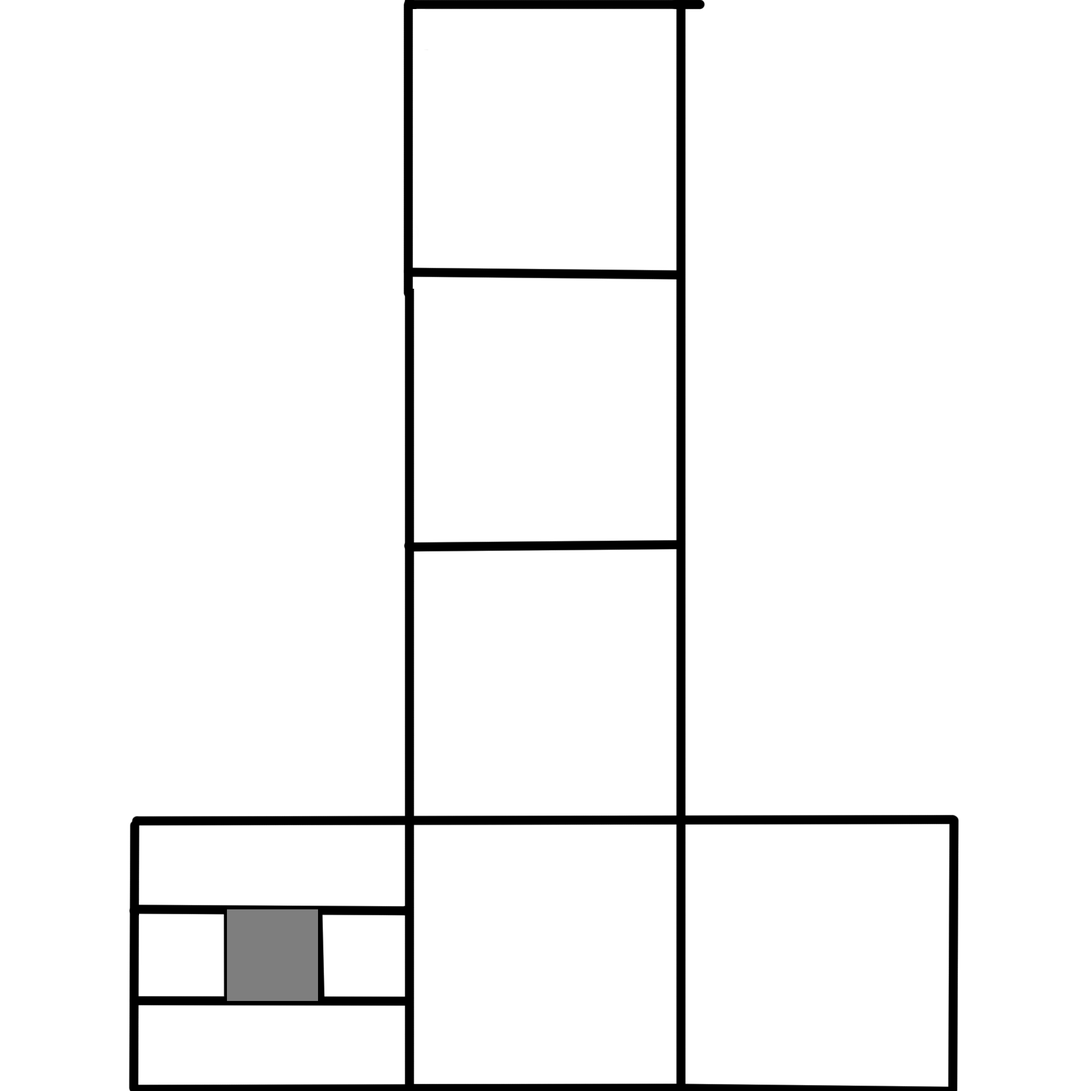
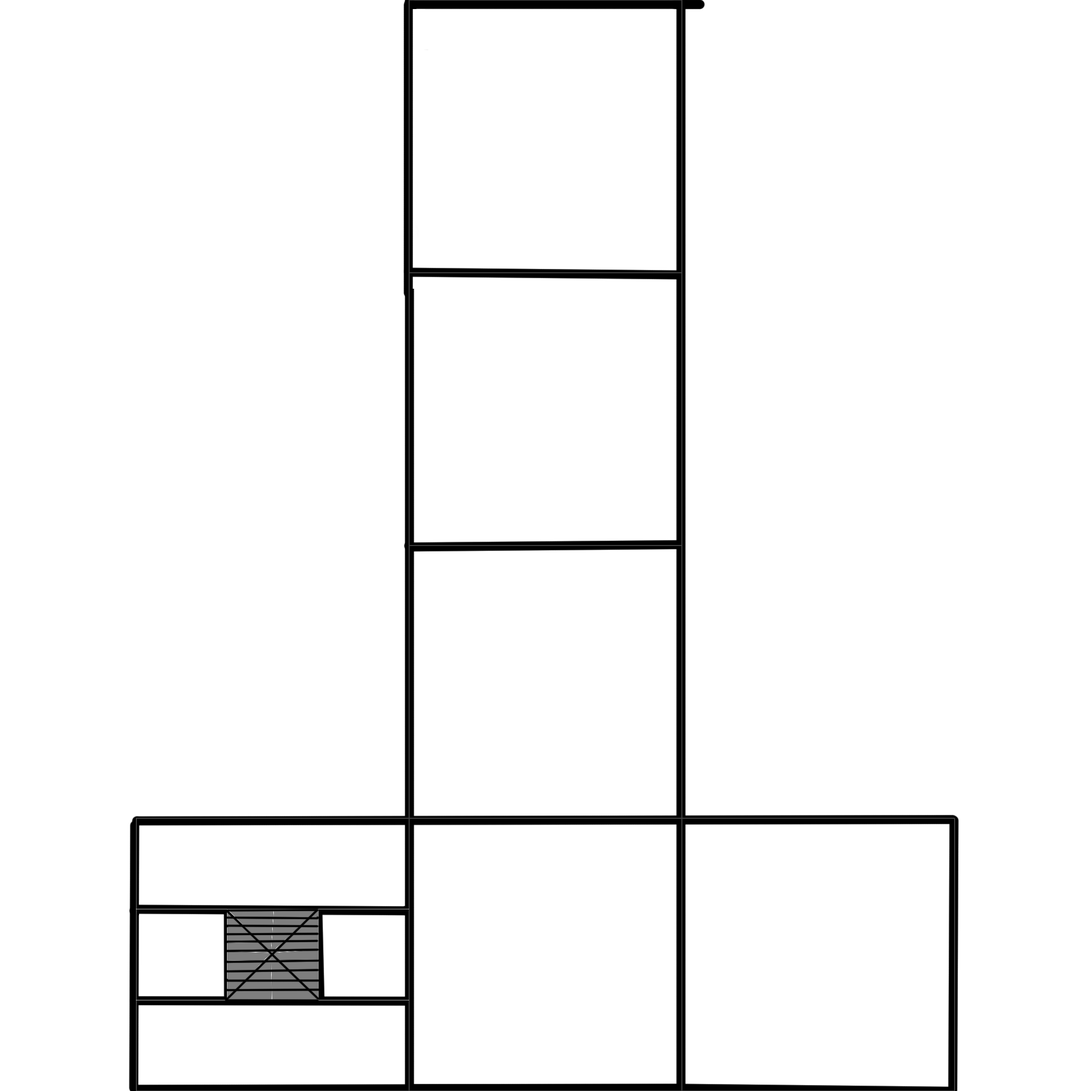
Layered file, before and after one edit (1091px x 1091px). Changes by layer:
showed "Layer 1", painted on it over box(135, 0, 956, 1091)
